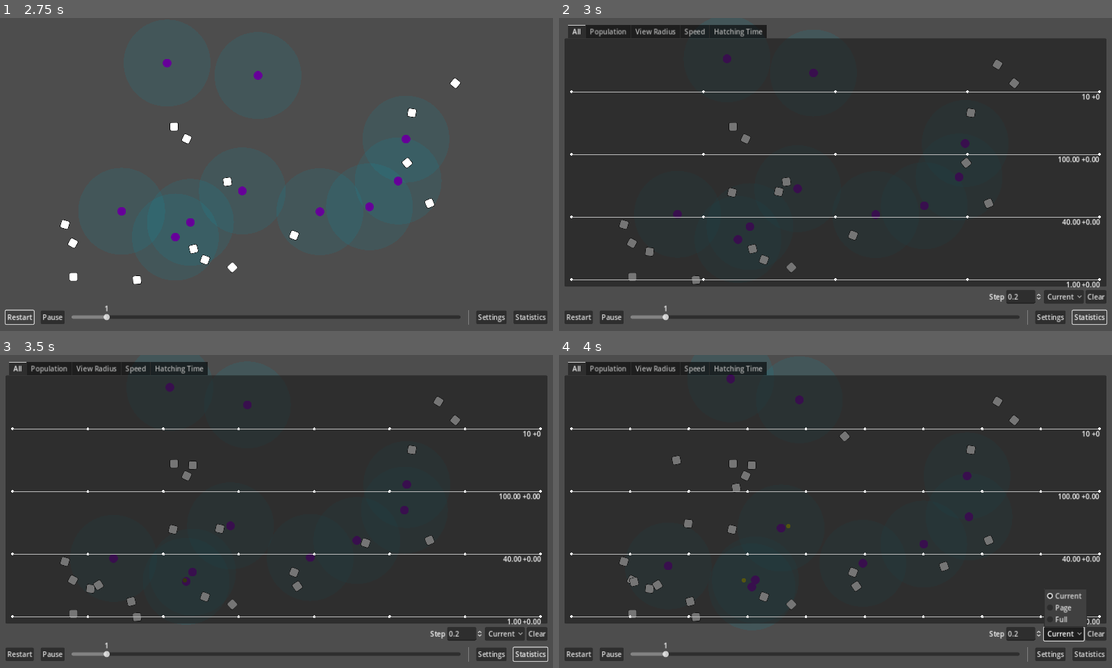
Above: before the commit, frames 1-4 (two rows, left to right).
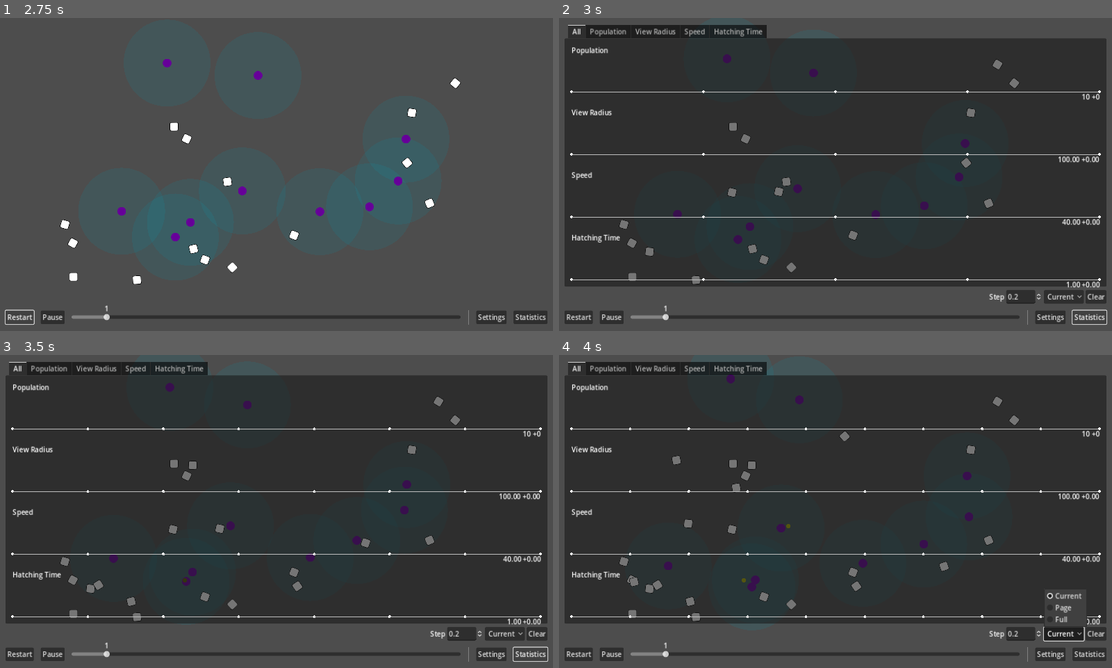
Above: after the commit, the same moments.

Repository: wivest/Natural-Selection
Game: Godot game, scene res://main.tscn
Two runs of this game, one before a commit and one after it. Both use one fixed random seed, a clock stepped at 60 frames per second and the inputs below.
Inputs:
- Up to frame 1 (2.75 s): click "Restart" at 0.5 s; click "Restart" at 1.25 s; click "Restart" at 2 s
- Up to frame 2 (3 s): click "Statistics" at 2.75 s
- Up to frame 3 (3.5 s): no input
- Up to frame 4 (4 s): click "Current" at 3.5 s

Frame 1 is identical in both runs. In frame 2, 0.3% of the frame differs, in the area x 2-12%, y 9-72%; in frame 3, 0.3%; in frame 4, 0.3%.

Commit message:
feat: create chart name label

Diff:
--- a/ui/tabs/statistics/chart/chart.gd
+++ b/ui/tabs/statistics/chart/chart.gd
@@ -24,9 +24,11 @@
 		var y: float = size.y - get_theme_constant("margin_top") - get_theme_constant("margin_bottom")
 		return Vector2(x, y)
 
+@onready var chart_name: Label = $Name
 @onready var counter: Counter = $Control/Counter
 
 func _ready():
+	chart_name.text = name
 	counter.padding = padding
 	view_modes[1].time_step = parameters.step.value
 
--- a/ui/tabs/statistics/chart/chart.tscn
+++ b/ui/tabs/statistics/chart/chart.tscn
@@ -17,6 +17,11 @@
 theme_override_constants/margin_bottom = 16
 script = ExtResource("1_g8qfy")
 
+[node name="Name" type="Label" parent="."]
+layout_mode = 2
+size_flags_horizontal = 0
+size_flags_vertical = 0
+
 [node name="Control" type="Control" parent="."]
 layout_mode = 2
 
